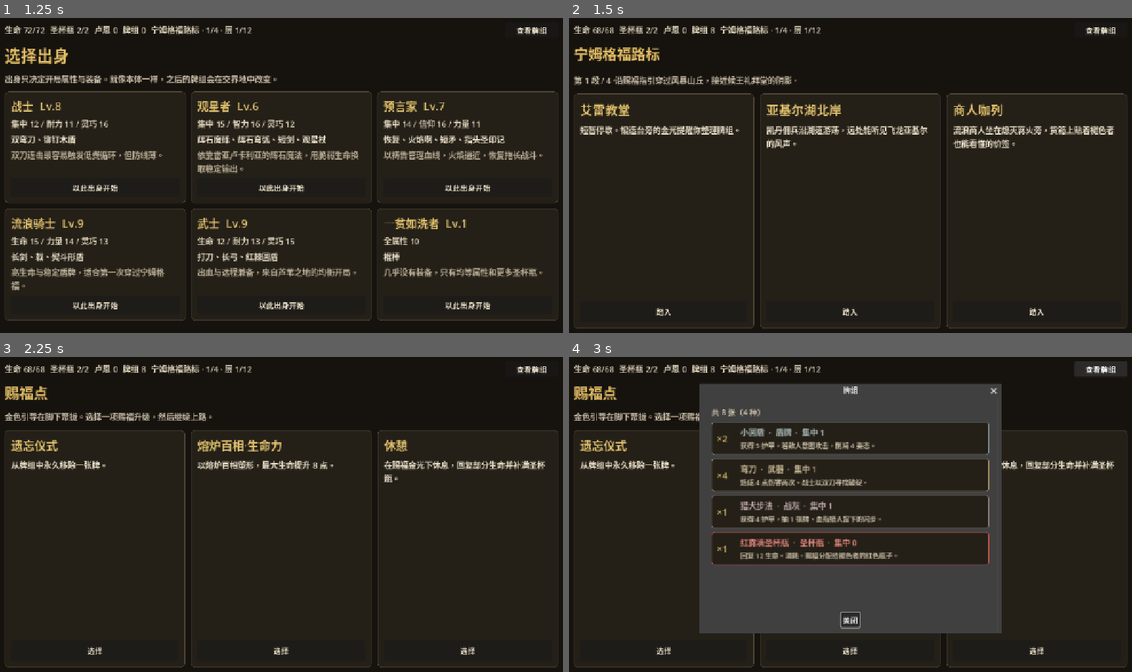
Above: before the commit, frames 1-4 (two rows, left to right).
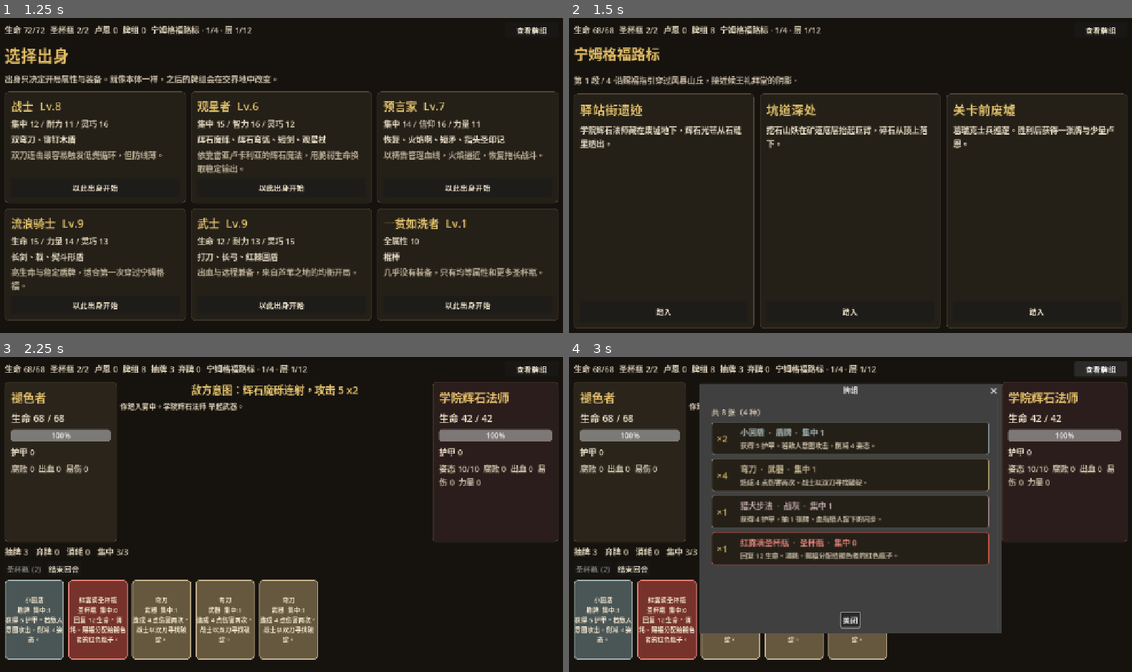
Above: after the commit, the same moments.

Repository: git-zhu/Deck-of-Souls
Game: Godot game, scene res://scenes/Main.tscn
Same seed, same stepped clock (60 frames per second), same inputs: the game is played once before the commit and once after it.
Inputs:
- Up to frame 1 (1.25 s): click "选择出身" at 0.5 s
- Up to frame 2 (1.5 s): click "以此出身开始" at 1.25 s
- Up to frame 3 (2.25 s): click "踏入" at 2 s
- Up to frame 4 (3 s): click "查看牌组" at 2.75 s

Frame 1 is identical in both runs. In frame 2, 3.0% of the frame differs, in the area x 1-97%, y 27-42%; in frame 3, 22%, in the area x 0-100%, y 2-99%; in frame 4, 14%.

Commit message:
feat(game): phase 10 map event nodes with EventService
Co-authored-by: Cursor <cursoragent@cursor.com>

Diff:
--- a/data/ActData.gd
+++ b/data/ActData.gd
@@ -11,6 +11,7 @@
 @export var combat_encounters: Array[MapEncounterData] = []
 @export var elite_encounters: Array[MapEncounterData] = []
 @export var reward_cards: Array[String] = []
+@export var event_ids: Array[String] = []
 @export var fixed_nodes: Array[MapNodeData] = []
 @export var act_boss_name: String = ""
 @export var act_boss_title: String = ""
--- /dev/null
+++ b/data/MapEventChoiceData.gd
@@ -0,0 +1,10 @@
+class_name MapEventChoiceData
+extends Resource
+
+@export var id: String = ""
+@export var label: String = ""
+@export var effect: String = ""
+@export var effect_value: int = 0
+@export var soul_cost: int = 0
+@export var card_id: String = ""
+@export var min_deck_size: int = 0
--- /dev/null
+++ b/data/MapEventData.gd
@@ -0,0 +1,9 @@
+class_name MapEventData
+extends Resource
+
+const MapEventChoiceData = preload("res://data/MapEventChoiceData.gd")
+
+@export var id: String = ""
+@export var title: String = ""
+@export var body: String = ""
+@export var choices: Array[MapEventChoiceData] = []
--- a/data/acts/limgrave.tres
+++ b/data/acts/limgrave.tres
@@ -74,6 +74,7 @@
 combat_encounters = Array[MapEncounterData]([SubResource("Enc_0"), SubResource("Enc_1"), SubResource("Enc_2"), SubResource("Enc_3"), SubResource("Enc_4"), SubResource("Enc_5")])
 elite_encounters = Array[MapEncounterData]([SubResource("Enc_6"), SubResource("Enc_7"), SubResource("Enc_8")])
 reward_cards = Array[String](["great_knife", "bloodhounds_step", "assassins_approach", "glintstone_pebble", "heal"])
+event_ids = Array[String](["limgrave_corpse", "limgrave_beggar"])
 fixed_nodes = Array[MapNodeData]([SubResource("Node_9"), SubResource("Node_10"), SubResource("Node_11")])
 act_boss_name = "恶兆妖鬼玛尔基特"
 act_boss_title = "通城隧道"
--- a/data/acts/liurnia.tres
+++ b/data/acts/liurnia.tres
@@ -64,6 +64,7 @@
 combat_encounters = Array[MapEncounterData]([SubResource("Enc_0"), SubResource("Enc_1"), SubResource("Enc_2"), SubResource("Enc_3")])
 elite_encounters = Array[MapEncounterData]([SubResource("Enc_4"), SubResource("Enc_5"), SubResource("Enc_6")])
 reward_cards = Array[String](["glintstone_arc", "volcano_pot", "catch_flame", "destined_death", "magic_glintblade"])
+event_ids = Array[String](["liurnia_scholar", "liurnia_drowned"])
 fixed_nodes = Array[MapNodeData]([SubResource("Node_7"), SubResource("Node_8"), SubResource("Node_9")])
 act_boss_name = "接肢贵族"
 act_boss_title = "贵族厅堂"
--- a/data/acts/stormveil.tres
+++ b/data/acts/stormveil.tres
@@ -64,6 +64,7 @@
 combat_encounters = Array[MapEncounterData]([SubResource("Enc_0"), SubResource("Enc_1"), SubResource("Enc_2"), SubResource("Enc_3")])
 elite_encounters = Array[MapEncounterData]([SubResource("Enc_4"), SubResource("Enc_5"), SubResource("Enc_6")])
 reward_cards = Array[String](["lions_claw", "black_flame", "rotten_breath", "battle_axe", "longbow"])
+event_ids = Array[String](["stormveil_armory", "stormveil_shrine"])
 fixed_nodes = Array[MapNodeData]([SubResource("Node_7"), SubResource("Node_8"), SubResource("Node_9")])
 act_boss_name = "熔炉骑士"
 act_boss_title = "风暴山丘封牢"
--- /dev/null
+++ b/data/events/limgrave_beggar.tres
@@ -0,0 +1,30 @@
+[gd_resource type="Resource" script_class="MapEventData" load_steps=5 format=3]
+
+[ext_resource type="Script" path="res://data/MapEventData.gd" id="1"]
+[ext_resource type="Script" path="res://data/MapEventChoiceData.gd" id="2"]
+
+[sub_resource type="Resource" id="Choice_0"]
+script = ExtResource("2")
+id = "alms"
+label = "施舍 20 卢恩"
+effect = "heal_percent"
+effect_value = 15
+soul_cost = 20
+card_id = ""
+min_deck_size = 0
+[sub_resource type="Resource" id="Choice_1"]
+script = ExtResource("2")
+id = "ignore"
+label = "无视走开"
+effect = "nothing"
+effect_value = 0
+soul_cost = 0
+card_id = ""
+min_deck_size = 0
+
+[resource]
+script = ExtResource("1")
+id = "limgrave_beggar"
+title = "流浪乞儿"
+body = "乞儿向每个路过的褪色者伸手。他的眼睛在头盔下闪了闪。"
+choices = Array[MapEventChoiceData]([SubResource("Choice_0"), SubResource("Choice_1")])
--- /dev/null
+++ b/data/events/limgrave_corpse.tres
@@ -0,0 +1,39 @@
+[gd_resource type="Resource" script_class="MapEventData" load_steps=6 format=3]
+
+[ext_resource type="Script" path="res://data/MapEventData.gd" id="1"]
+[ext_resource type="Script" path="res://data/MapEventChoiceData.gd" id="2"]
+
+[sub_resource type="Resource" id="Choice_0"]
+script = ExtResource("2")
+id = "loot"
+label = "搜刮遗骸"
+effect = "gain_souls"
+effect_value = 25
+soul_cost = 0
+card_id = ""
+min_deck_size = 0
+[sub_resource type="Resource" id="Choice_1"]
+script = ExtResource("2")
+id = "pray"
+label = "敬拜逝者"
+effect = "max_hp"
+effect_value = 6
+soul_cost = 0
+card_id = ""
+min_deck_size = 0
+[sub_resource type="Resource" id="Choice_2"]
+script = ExtResource("2")
+id = "leave"
+label = "悄然离开"
+effect = "nothing"
+effect_value = 0
+soul_cost = 0
+card_id = ""
+min_deck_size = 0
+
+[resource]
+script = ExtResource("1")
+id = "limgrave_corpse"
+title = "褪色者遗骸"
+body = "路旁躺着一具同样穿着褪色者装束的尸体，口袋鼓鼓，武器却不见了。"
+choices = Array[MapEventChoiceData]([SubResource("Choice_0"), SubResource("Choice_1"), SubResource("Choice_2")])
--- /dev/null
+++ b/data/events/liurnia_drowned.tres
@@ -0,0 +1,30 @@
+[gd_resource type="Resource" script_class="MapEventData" load_steps=5 format=3]
+
+[ext_resource type="Script" path="res://data/MapEventData.gd" id="1"]
+[ext_resource type="Script" path="res://data/MapEventChoiceData.gd" id="2"]
+
+[sub_resource type="Resource" id="Choice_0"]
+script = ExtResource("2")
+id = "listen"
+label = "聆听回音"
+effect = "gain_souls"
+effect_value = 20
+soul_cost = 0
+card_id = ""
+min_deck_size = 0
+[sub_resource type="Resource" id="Choice_1"]
+script = ExtResource("2")
+id = "rest"
+label = "在门廊休息"
+effect = "heal_percent"
+effect_value = 25
+soul_cost = 0
+card_id = ""
+min_deck_size = 0
+
+[resource]
+script = ExtResource("1")
+id = "liurnia_drowned"
+title = "溺水教堂遗声"
+body = "湖底升起的回音像祷词又像诅咒。金光在门外拦住寒气。"
+choices = Array[MapEventChoiceData]([SubResource("Choice_0"), SubResource("Choice_1")])
--- /dev/null
+++ b/data/events/liurnia_scholar.tres
@@ -0,0 +1,30 @@
+[gd_resource type="Resource" script_class="MapEventData" load_steps=5 format=3]
+
+[ext_resource type="Script" path="res://data/MapEventData.gd" id="1"]
+[ext_resource type="Script" path="res://data/MapEventChoiceData.gd" id="2"]
+
+[sub_resource type="Resource" id="Choice_0"]
+script = ExtResource("2")
+id = "copy"
+label = "抄录符文"
+effect = "add_card"
+effect_value = 0
+soul_cost = 0
+card_id = "glintstone_arc"
+min_deck_size = 0
+[sub_resource type="Resource" id="Choice_1"]
+script = ExtResource("2")
+id = "disturb"
+label = "打断他的工作"
+effect = "damage_percent"
+effect_value = 10
+soul_cost = 0
+card_id = ""
+min_deck_size = 0
+
+[resource]
+script = ExtResource("1")
+id = "liurnia_scholar"
+title = "落灰学者"
+body = "学者蹲在遗迹台阶上抄写辉石符文。他抬头看你一眼，又低下头去。"
+choices = Array[MapEventChoiceData]([SubResource("Choice_0"), SubResource("Choice_1")])
--- /dev/null
+++ b/data/events/stormveil_armory.tres
@@ -0,0 +1,30 @@
+[gd_resource type="Resource" script_class="MapEventData" load_steps=5 format=3]
+
+[ext_resource type="Script" path="res://data/MapEventData.gd" id="1"]
+[ext_resource type="Script" path="res://data/MapEventChoiceData.gd" id="2"]
+
+[sub_resource type="Resource" id="Choice_0"]
+script = ExtResource("2")
+id = "take_axe"
+label = "拿走战斧"
+effect = "add_card"
+effect_value = 0
+soul_cost = 0
+card_id = "battle_axe"
+min_deck_size = 0
+[sub_resource type="Resource" id="Choice_1"]
+script = ExtResource("2")
+id = "trap"
+label = "翻找货架"
+effect = "damage_percent"
+effect_value = 15
+soul_cost = 0
+card_id = ""
+min_deck_size = 0
+
+[resource]
+script = ExtResource("1")
+id = "stormveil_armory"
+title = "废弃军械库"
+body = "城墙夹层里堆着生锈的武器。角落里似乎还连着某种机关。"
+choices = Array[MapEventChoiceData]([SubResource("Choice_0"), SubResource("Choice_1")])
--- /dev/null
+++ b/data/events/stormveil_shrine.tres
@@ -0,0 +1,30 @@
+[gd_resource type="Resource" script_class="MapEventData" load_steps=5 format=3]
+
+[ext_resource type="Script" path="res://data/MapEventData.gd" id="1"]
+[ext_resource type="Script" path="res://data/MapEventChoiceData.gd" id="2"]
+
+[sub_resource type="Resource" id="Choice_0"]
+script = ExtResource("2")
+id = "flask"
+label = "饮尽祭坛残露"
+effect = "refill_flasks"
+effect_value = 0
+soul_cost = 0
+card_id = ""
+min_deck_size = 0
+[sub_resource type="Resource" id="Choice_1"]
+script = ExtResource("2")
+id = "offer"
+label = "献祭 30 卢恩"
+effect = "max_hp"
+effect_value = 8
+soul_cost = 30
+card_id = ""
+min_deck_size = 0
+
+[resource]
+script = ExtResource("1")
+id = "stormveil_shrine"
+title = "英雄墓旁祭坛"
+body = "墓碑间的祭坛仍有余温。黄金树的光从垛口斜照进来。"
+choices = Array[MapEventChoiceData]([SubResource("Choice_0"), SubResource("Choice_1")])
--- a/scripts/Main.gd
+++ b/scripts/Main.gd
@@ -23,6 +23,9 @@
 const CardData = preload("res://data/CardData.gd")
 const RelicData = preload("res://data/RelicData.gd")
 const RelicService = preload("res://scripts/core/RelicService.gd")
+const EventService = preload("res://scripts/core/EventService.gd")
+const MapEventData = preload("res://data/MapEventData.gd")
+const MapEventChoiceData = preload("res://data/MapEventChoiceData.gd")
 
 var rng := RandomNumberGenerator.new()
 var screen := GameScreen.TITLE
@@ -34,6 +37,7 @@
 var merchant_service := MerchantService.new()
 var ash_service := AshService.new()
 var relic_service := RelicService.new()
+var event_service := EventService.new()
 var rewards: Array[String] = []
 var _merchant_stock: Array = []
 var _merchant_sold: Array[bool] = []
@@ -351,7 +355,7 @@
 	v.add_child(body)
 
 	var btn := Button.new()
-	btn.text = "踏入"
+	btn.text = "介入" if str(option.get("kind", "")) == "event" else "踏入"
 	btn.custom_minimum_size = Vector2(0, 48)
 	btn.pressed.connect(func(): _choose_map_option(option))
 	v.add_child(btn)
@@ -370,6 +374,110 @@
 			_visit_grace()
 		"merchant":
 			_visit_merchant()
+		"event":
+			_visit_event(str(option.get("event_id", "")))
+
+
+func _visit_event(event_id: String) -> void:
+	var event := registry.get_event(event_id) as MapEventData
+	if event == null:
+		push_error("Unknown map event: %s" % event_id)
+		run_state.advance_floor()
+		_show_map()
+		return
+	_show_event(event)
+
+
+func _show_event(event: MapEventData) -> void:
+	screen = GameScreen.REWARD
+	_hide_layers()
+	reward_layer.visible = true
+	_clear(reward_layer)
+	_build_header()
+
+	var wrap := VBoxContainer.new()
+	wrap.set_anchors_preset(Control.PRESET_FULL_RECT)
+	wrap.add_theme_constant_override("separation", 14)
+	reward_layer.add_child(wrap)
+
+	var title := Label.new()
+	title.text = event.title
+	title.add_theme_font_size_override("font_size", 32)
+	title.add_theme_color_override("font_color", Color("#e2bd65"))
+	wrap.add_child(title)
+
+	var desc := Label.new()
+	desc.text = event.body
+	desc.autowrap_mode = TextServer.AUTOWRAP_WORD_SMART
+	desc.add_theme_color_override("font_color", Color("#c8bca5"))
+	wrap.add_child(desc)
+
+	var choices := VBoxContainer.new()
+	choices.size_flags_vertical = Control.SIZE_EXPAND_FILL
+	choices.add_theme_constant_override("separation", 10)
+	wrap.add_child(choices)
+
+	for choice in event.choices:
+		var ch := choice as MapEventChoiceData
+		if ch == null:
+			continue
+		var btn := Button.new()
+		btn.text = ch.label
+		if ch.soul_cost > 0:
+			btn.text += " · %d 卢恩" % ch.soul_cost
+		btn.custom_minimum_size = Vector2(0, 44)
+		btn.disabled = not event_service.is_choice_eligible(ch, run_state, registry)
+		btn.pressed.connect(func(): _on_event_choice(ch, event))
+		choices.add_child(btn)
+
+
+func _on_event_choice(choice: MapEventChoiceData, event: MapEventData) -> void:
+	var summary := event_service.apply(choice, run_state, registry, rng)
+	if summary == EventService.PICK_CARD:
+		var min_size: int = choice.min_deck_size if choice.min_deck_size > 0 else 6
+		_show_remove_card_picker(
+			event.title,
+			"选择要从牌组中移除的一张牌。（牌组需多于 %d 张）" % min_size,
+			func(card_id: String):
+				var c: CardData = registry.get_card(card_id)
+				var card_name := c.name if c != null else card_id
+				_show_event_result(event.title, "已从牌组移除《%s》。" % card_name),
+			true
+		)
+	else:
+		_show_event_result(event.title, summary)
+
+
+func _show_event_result(title_text: String, body_text: String) -> void:
+	screen = GameScreen.REWARD
+	_hide_layers()
+	reward_layer.visible = true
+	_clear(reward_layer)
+	_build_header()
+	var box := VBoxContainer.new()
+	box.set_anchors_preset(Control.PRESET_FULL_RECT)
+	box.alignment = BoxContainer.ALIGNMENT_CENTER
+	box.add_theme_constant_override("separation", 14)
+	reward_layer.add_child(box)
+	var title := Label.new()
+	title.text = title_text
+	title.add_theme_font_size_override("font_size", 34)
+	title.add_theme_color_override("font_color", Color("#e0c06c"))
+	box.add_child(title)
+	var body := Label.new()
+	body.text = body_text
+	body.horizontal_alignment = HORIZONTAL_ALIGNMENT_CENTER
+	body.autowrap_mode = TextServer.AUTOWRAP_WORD_SMART
+	body.custom_minimum_size = Vector2(720, 0)
+	box.add_child(body)
+	var next := Button.new()
+	next.text = "继续"
+	next.custom_minimum_size = Vector2(220, 48)
+	next.pressed.connect(func():
+		run_state.advance_floor()
+		_show_map()
+	)
+	box.add_child(next)
 
 
 func _visit_merchant() -> void:
--- a/scripts/core/DataRegistry.gd
+++ b/scripts/core/DataRegistry.gd
@@ -9,6 +9,7 @@
 const GraceOptionData = preload("res://data/GraceOptionData.gd")
 const MerchantOfferData = preload("res://data/MerchantOfferData.gd")
 const RelicData = preload("res://data/RelicData.gd")
+const MapEventData = preload("res://data/MapEventData.gd")
 
 const ACT_ORDER: Array[String] = ["limgrave", "stormveil", "liurnia"]
 
@@ -19,6 +20,7 @@
 var grace_options: Dictionary = {}
 var merchant_offers: Dictionary = {}
 var relics: Dictionary = {}
+var events: Dictionary = {}
 
 
 func load_all() -> void:
@@ -29,6 +31,7 @@
 	grace_options = _load_grace_options()
 	merchant_offers = _load_merchant_offers()
 	relics = _load_relics()
+	events = _load_events()
 
 
 func get_card(id: String) -> CardData:
@@ -100,6 +103,14 @@
 
 func all_relic_ids() -> Array:
 	return relics.keys()
+
+
+func get_event(id: String) -> MapEventData:
+	return events.get(id) as MapEventData
+
+
+func all_event_ids() -> Array:
+	return events.keys()
 
 
 func pick_named_enemy(rng: RandomNumberGenerator, enemy_name: String, elite: bool, boss: bool) -> Dictionary:
@@ -229,6 +240,24 @@
 	return result
 
 
+func _load_events() -> Dictionary:
+	var result := {}
+	var dir := DirAccess.open("res://data/events")
+	if dir == null:
+		push_error("Failed to open data/events directory")
+		return result
+	dir.list_dir_begin()
+	var file := dir.get_next()
+	while file != "":
+		if file.ends_with(".tres") and not file.begins_with("."):
+			var event := load("res://data/events/%s" % file) as MapEventData
+			if event != null and event.id != "":
+				result[event.id] = event
+		file = dir.get_next()
+	dir.list_dir_end()
+	return result
+
+
 func _load_merchant_offers() -> Dictionary:
 	var result := {}
 	var dir := DirAccess.open("res://data/merchant_offers")
--- /dev/null
+++ b/scripts/core/EventService.gd
@@ -0,0 +1,83 @@
+class_name EventService
+extends RefCounted
+
+const MapEventChoiceData = preload("res://data/MapEventChoiceData.gd")
+const RunState = preload("res://scripts/core/RunState.gd")
+const DataRegistry = preload("res://scripts/core/DataRegistry.gd")
+
+const PICK_CARD := "__event_pick_card__"
+
+
+func is_choice_eligible(
+	choice: MapEventChoiceData,
+	run: RunState,
+	registry: DataRegistry
+) -> bool:
+	if run.souls < choice.soul_cost:
+		return false
+	match choice.effect:
+		"heal_percent":
+			return run.hp < run.max_hp
+		"damage_percent":
+			var damage: int = int(ceil(float(run.max_hp) * float(choice.effect_value) / 100.0))
+			return run.hp > damage
+		"lose_souls":
+			return run.souls >= choice.soul_cost + choice.effect_value
+		"add_card":
+			if choice.card_id.is_empty():
+				return false
+			return registry.get_card(choice.card_id) != null
+		"remove_card":
+			var min_size: int = choice.min_deck_size if choice.min_deck_size > 0 else 6
+			return run.deck.size() > min_size
+		"refill_flasks":
+			return run.flasks < run.max_flasks
+		"gain_souls", "max_hp", "nothing":
+			return true
+		_:
+			return false
+
+
+func apply(
+	choice: MapEventChoiceData,
+	run: RunState,
+	registry: DataRegistry,
+	_rng: RandomNumberGenerator
+) -> String:
+	if run.souls < choice.soul_cost:
+		return "卢恩不足，无法做出这一选择。"
+	run.souls -= choice.soul_cost
+
+	match choice.effect:
+		"heal_percent":
+			var heal: int = int(ceil(float(run.max_hp) * float(choice.effect_value) / 100.0))
+			run.hp = mini(run.max_hp, run.hp + heal)
+			return "你回复 %d 生命。" % heal
+		"damage_percent":
+			var damage: int = int(ceil(float(run.max_hp) * float(choice.effect_value) / 100.0))
+			run.hp = maxi(1, run.hp - damage)
+			return "你失去 %d 生命。" % damage
+		"gain_souls":
+			run.souls += choice.effect_value
+			return "你获得 %d 卢恩。" % choice.effect_value
+		"lose_souls":
+			run.souls -= choice.effect_value
+			return "你失去 %d 卢恩。" % choice.effect_value
+		"max_hp":
+			run.max_hp += choice.effect_value
+			run.hp += choice.effect_value
+			return "最大生命提升 %d，当前 %d/%d。" % [choice.effect_value, run.hp, run.max_hp]
+		"add_card":
+			run.deck.append(choice.card_id)
+			var card := registry.get_card(choice.card_id)
+			var card_name := card.name if card != null else choice.card_id
+			return "《%s》加入了你的牌组。" % card_name
+		"remove_card":
+			return PICK_CARD
+		"refill_flasks":
+			run.flasks = run.max_flasks
+			return "圣杯瓶已灌满。"
+		"nothing":
+			return "你未作改变，悄然离开。"
+		_:
+			return "事件结束了，却似乎什么也没发生。"
--- a/scripts/core/MapGenerator.gd
+++ b/scripts/core/MapGenerator.gd
@@ -28,6 +28,15 @@
 		pool.append(_encounter_to_dict(enc as MapEncounterData, "combat"))
 	for enc in act.elite_encounters:
 		pool.append(_encounter_to_dict(enc as MapEncounterData, "elite"))
+	for event_id in act.event_ids:
+		var event := registry.get_event(str(event_id))
+		if event != null:
+			pool.append({
+				"kind": "event",
+				"event_id": event.id,
+				"title": event.title,
+				"body": event.body,
+			})
 	pool.shuffle()
 	return pool.slice(0, 3)
 
--- a/tools/act_content_test.gd
+++ b/tools/act_content_test.gd
@@ -32,6 +32,15 @@
 			push_error("act %s has empty combat_encounters" % act.id)
 			quit(1)
 			return
+		if act.event_ids.size() < 2:
+			push_error("act %s expected >= 2 event_ids" % act.id)
+			quit(1)
+			return
+		for event_id in act.event_ids:
+			if registry.get_event(str(event_id)) == null:
+				push_error("unknown event %s on act %s" % [event_id, act.id])
+				quit(1)
+				return
 
 		for enc in act.combat_encounters:
 			var encounter := enc as MapEncounterData
--- /dev/null
+++ b/tools/event_service_test.gd
@@ -0,0 +1,58 @@
+extends SceneTree
+
+const DataRegistry = preload("res://scripts/core/DataRegistry.gd")
+const EventService = preload("res://scripts/core/EventService.gd")
+const RunState = preload("res://scripts/core/RunState.gd")
+const OriginData = preload("res://data/OriginData.gd")
+
+
+func _initialize() -> void:
+	var registry := DataRegistry.new()
+	registry.load_all()
+	var events := EventService.new()
+	var run := RunState.new()
+	var origin := registry.get_origin("vagabond") as OriginData
+	run.reset_for_origin(origin, 1)
+	var rng := RandomNumberGenerator.new()
+
+	var event := registry.get_event("limgrave_corpse")
+	if event == null or event.choices.is_empty():
+		push_error("limgrave_corpse missing")
+		quit(1)
+		return
+
+	var loot = event.choices[0]
+	if not events.is_choice_eligible(loot, run, registry):
+		push_error("loot should be eligible")
+		quit(1)
+		return
+
+	var before_souls: int = run.souls
+	var summary := events.apply(loot, run, registry, rng)
+	if run.souls != before_souls + 25:
+		push_error("gain_souls expected +25, got %d -> %d" % [before_souls, run.souls])
+		quit(1)
+		return
+	if summary.is_empty():
+		push_error("apply returned empty summary")
+		quit(1)
+		return
+
+	run.souls = 5
+	var beggar := registry.get_event("limgrave_beggar")
+	var alms = beggar.choices[0]
+	if events.is_choice_eligible(alms, run, registry):
+		push_error("alms should be disabled when souls < 20")
+		quit(1)
+		return
+
+	run.deck = ["a", "b", "c", "d", "e"]
+	for ch in event.choices:
+		if str(ch.effect) == "remove_card":
+			if events.is_choice_eligible(ch, run, registry):
+				push_error("remove_card should not be eligible at deck size 5")
+				quit(1)
+				return
+
+	print("Event service test passed")
+	quit()
Not shown, changed: CLAUDE.md
Not shown, added: docs/superpowers/plans/2026-05-21-phase10-map-events.md
Not shown, added: docs/superpowers/specs/2026-05-21-phase10-map-events-design.md
